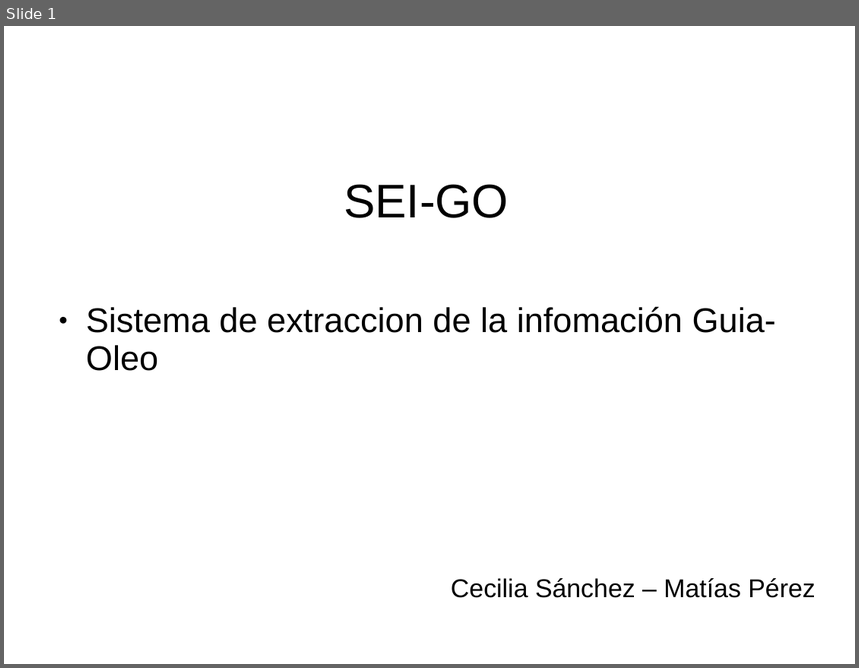
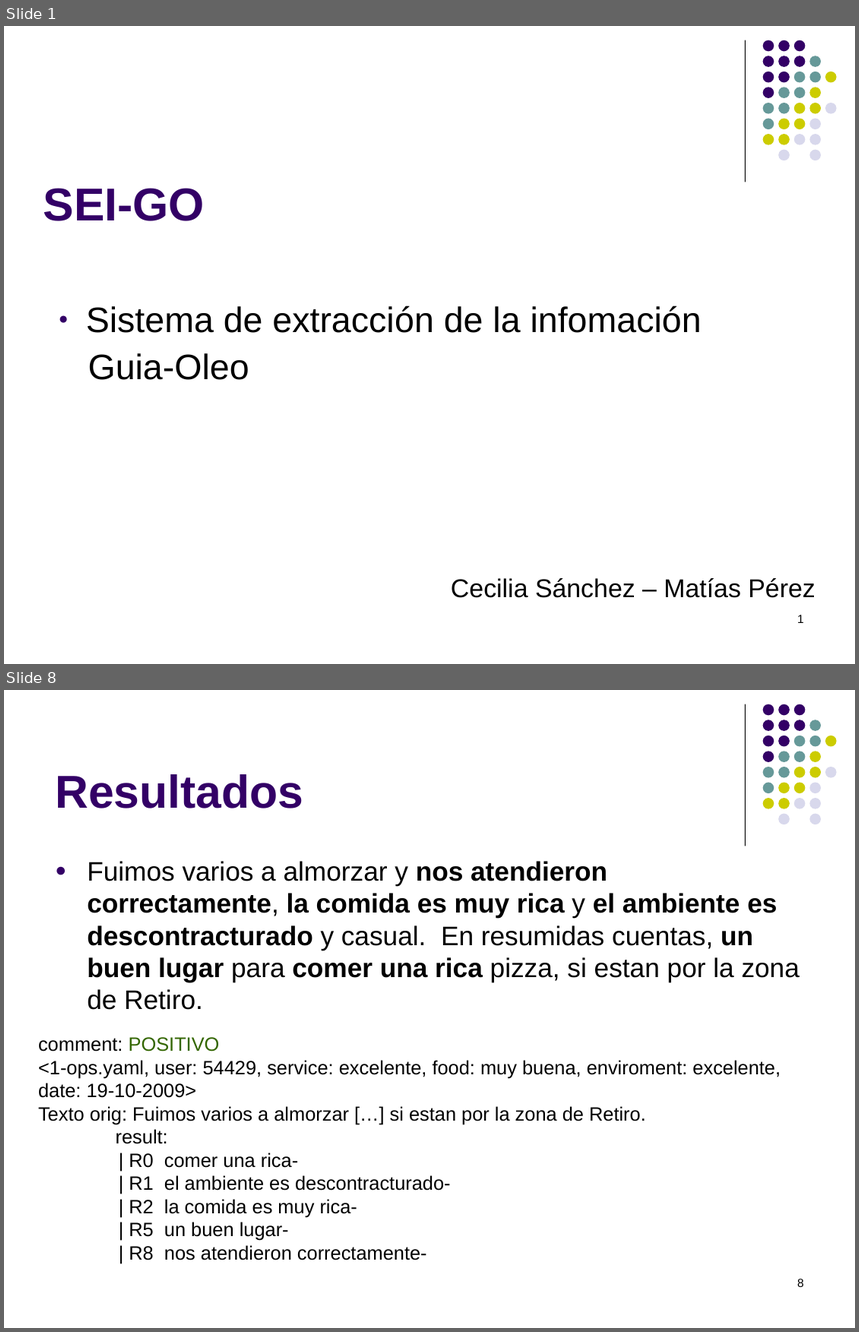
Before and after one commit to Maturuleco/ia2010primercuat, a slide deck: Presentacion/presentacion_final.ppt. Shown one above the other, each under a label of ours: slide 1 before the commit, slides 1 and 8 after it; the slides between them are not shown. The pictures are 859x668 and 859x1332 pixels, drawn with LibreOffice and Linux fonts; fonts in the diff are those of the drawing. Boxes give left, top, right and bottom in pixels: in the first picture for what was removed or moved away, otherwise in the second. Text is boxed around its words. In the diff, an @@ line names an element or a change of style, - is before the commit and + after.

```diff
--- a/Presentacion/presentacion_final.ppt
+++ b/Presentacion/presentacion_final.ppt
@@ slide 8 added at [4, 690, 855, 1328], background #FFFFFF; not listed: 32 template elements that a slide beside it also shows @@
@@ title added at [55, 774, 303, 809], 43 pt, text #330066, bold @@
+Resultados
@@ text added at [87, 861, 800, 1010], 25 pt, text #000000, bold @@
+● Fuimos varios a almorzar y nos atendieron correctamente, la comida es muy rica y el ambiente es descontracturado y casual. En resumidas cuentas, un buen lugar para comer una rica pizza, si estan por la zona de Retiro.
@@ text added at [38, 1037, 781, 1261], 18 pt, text #000000 @@
+comment: POSITIVO
+<1-ops.yaml, user: 54429, service: excelente, food: muy buena, enviroment: excelente, date: 19-10-2009>
+Texto orig: Fuimos varios a almorzar […] si estan por la zona de Retiro.
+result:
+| R0 comer una rica-
+| R1 el ambiente es descontracturado-
+| R2 la comida es muy rica-
+| R5 un buen lugar-
+| R8 nos atendieron correctamente-
@@ page number added at [797, 1279, 804, 1287], 11 pt, text #000000 @@
+8
@@ slide 1 changed as well @@
@@ line added from (746, 40) to (746, 182), #000000 0.74 pt @@
@@ title "SEI-GO" at [44, 188, 205, 221]: size 44 to 43 pt, text colour #000000 to #330066, bold on; alignment centre to left; line spacing 0.93 to 1 @@
@@ group added at [763, 40, 837, 161]: 31 ellipses @@
@@ text at [86, 306, 702, 380]: text changed; size 32 to 33 pt @@
-● Sistema de extraccion de la infomación Guia-Oleo
+● Sistema de extracción de la infomación
+Guia-Oleo
@@ page number added at [797, 615, 804, 623], 11 pt, text #000000 @@
+1
```
Also in this commit, not shown: 1 other slide changed, 11 other slides added, 3 slides removed.
